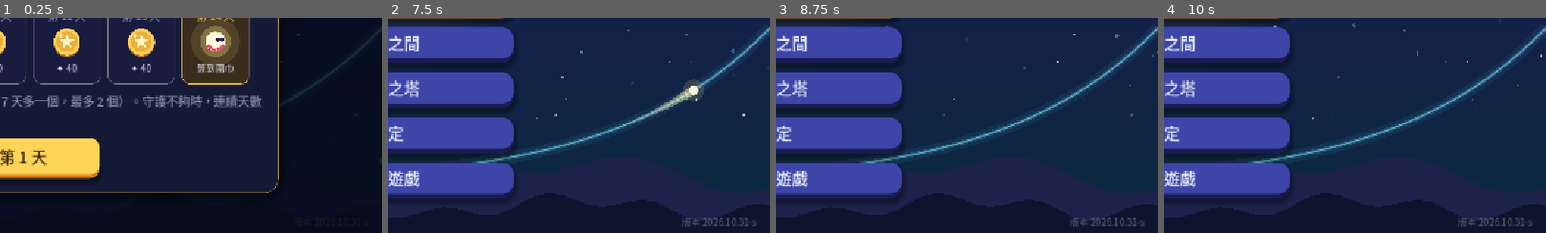
Above: before the commit, frames 1-4 (left to right).
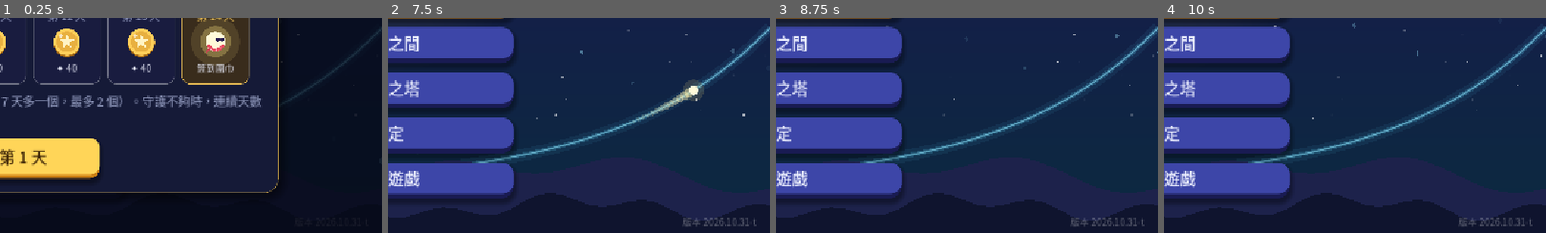
Above: after the commit, the same moments.

Repository: sam2068csie/light-spirit-journey
Game: Godot game, scene res://main_menu.tscn
The game is run twice, just before and just after one commit, with the same random seed, the same clock (stepped at 60 frames per second) and the same inputs.
Inputs (mouse positions are % of the whole screen's width and height, from its top left):
- Up to frame 1 (0.25 s): no input
- Up to frame 2 (7.5 s): click "開始冒險" at 0.5 s; click "開始冒險" at 1.25 s; click "修煉之間" at 2 s; click "終焉之塔" at 2.75 s; click "設定" at 3.5 s; click "離開遊戲" at 4.25 s; click "每日任務" at 5 s; click "光靈扭蛋" at 5.75 s; click "光靈衣櫃" at 6.5 s; click "✕" at 7.25 s
- Up to frame 3 (8.75 s): tap Enter at 8 s; drag from (50, 50) to (60, 28) at 8.02 s
- Up to frame 4 (10 s): drag from (30, 55) to (45, 70) at 8.77 s; move the mouse to (60, 28) at 9.52 s; hold Right from 9.53 s (still down); tap 9 at 9.6 s
The pictures show only the part of the screen within x 50-100%, y 50-100%; the shares and areas given below are measured in that part.

The runs differ from the first frame. In frame 2, 0.1% of the frame differs, in the area x 77-97%, y 92-97%; in frame 3, 0.1%; in frame 4, 0.1%.

Commit message:
G5 兩直線夾角題型 2：平方整理改問 m = ? (BUILD 2026.10.31-t)
Co-Authored-By: Claude Opus 5.5 <noreply@anthropic.com>
Claude-Session: https://claude.ai/code/session_01RombajUyooAJ6yvir5uviP

Diff:
--- a/data/game.gd
+++ b/data/game.gd
@@ -560,7 +560,7 @@
 
 const DQ := preload("daily_quests.gd")
 ## 版本號（主畫面右下角會顯示）：每次交給你新的檔案時更新，方便確認手機上裝的是不是最新版
-const BUILD := "2026.10.31-s"
+const BUILD := "2026.10.31-t"
 
 
 ## 讀取各單元的資料；舊存檔（還沒有單元的版本）的今日修煉、終焉之塔紀錄搬到「指數與對數」
--- a/data/trig5_bank.gd
+++ b/data/trig5_bank.gd
@@ -405,7 +405,7 @@
 			 "steps": [
 				_lines("找直線", "拖動 L₂ 的斜率，找出和 L₁ 夾 45°（tan θ = 1）的直線（有兩條，拉到最右邊是斜率不存在的鉛直線）。", [1.0, 2.0], 1.0, 1.0, [0.0, VERT],
 					"水平線（斜率 0）和鉛直線（斜率不存在）都和 L₁ 夾 45°", "L₁ 的傾斜角是 45°，再轉 45° 會變成水平或鉛直。"),
-				_f("平方整理", "\\frac{|m − 1|}{|1 + m|} = 1，兩邊平方：(m − 1)² = (1 + m)²。展開之後 m² 被消掉了！", "m² − 2m + 1 = m² + 2m + 1 ⇒ [0]m = 0", ["-4"],
+				_f("平方整理", "\\frac{|m − 1|}{|1 + m|} = 1，兩邊平方：(m − 1)² = (1 + m)²。展開之後 m² 被消掉了！", "m² − 2m + 1 = m² + 2m + 1 ⇒ −4m = 0 ⇒ m = [0]", ["0"],
 					"(m − 1)² = (1 + m)² ⇒ −4m = 0 ⇒ m = 0（二次項被消去，只有一個解）", "左右的 m² 和 1 都消掉，剩 −2m = 2m。", T_LINE),
 				_c("少掉的那一條", "平方後 m² 被消去，只解出 m = 0 一個斜率。可是剛剛拖出了兩條，另一條是？",
 					["鉛直線（斜率不存在）", "沒有另一條", "斜率是 −1 的直線", "斜率是 1 的直線"], 0,
